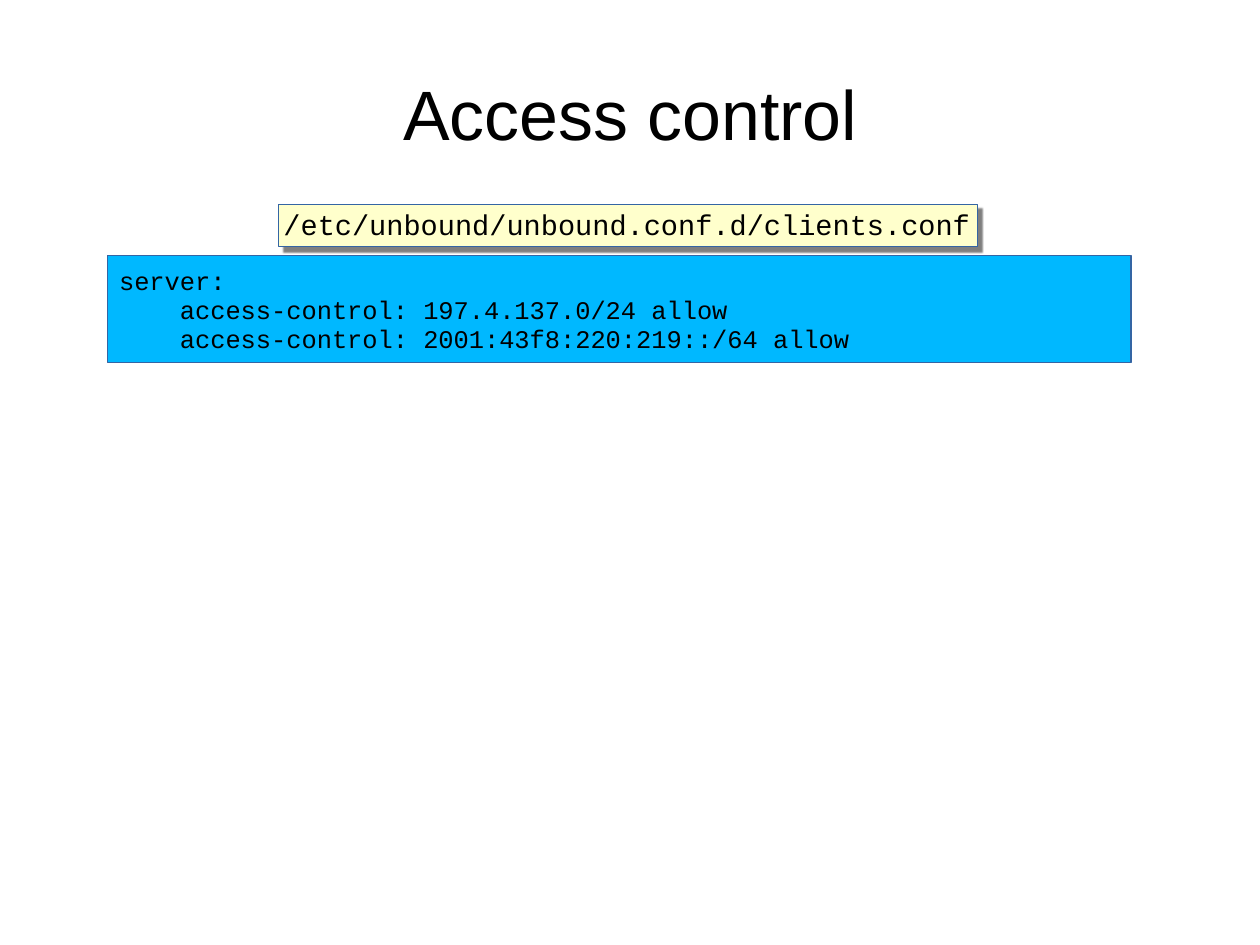
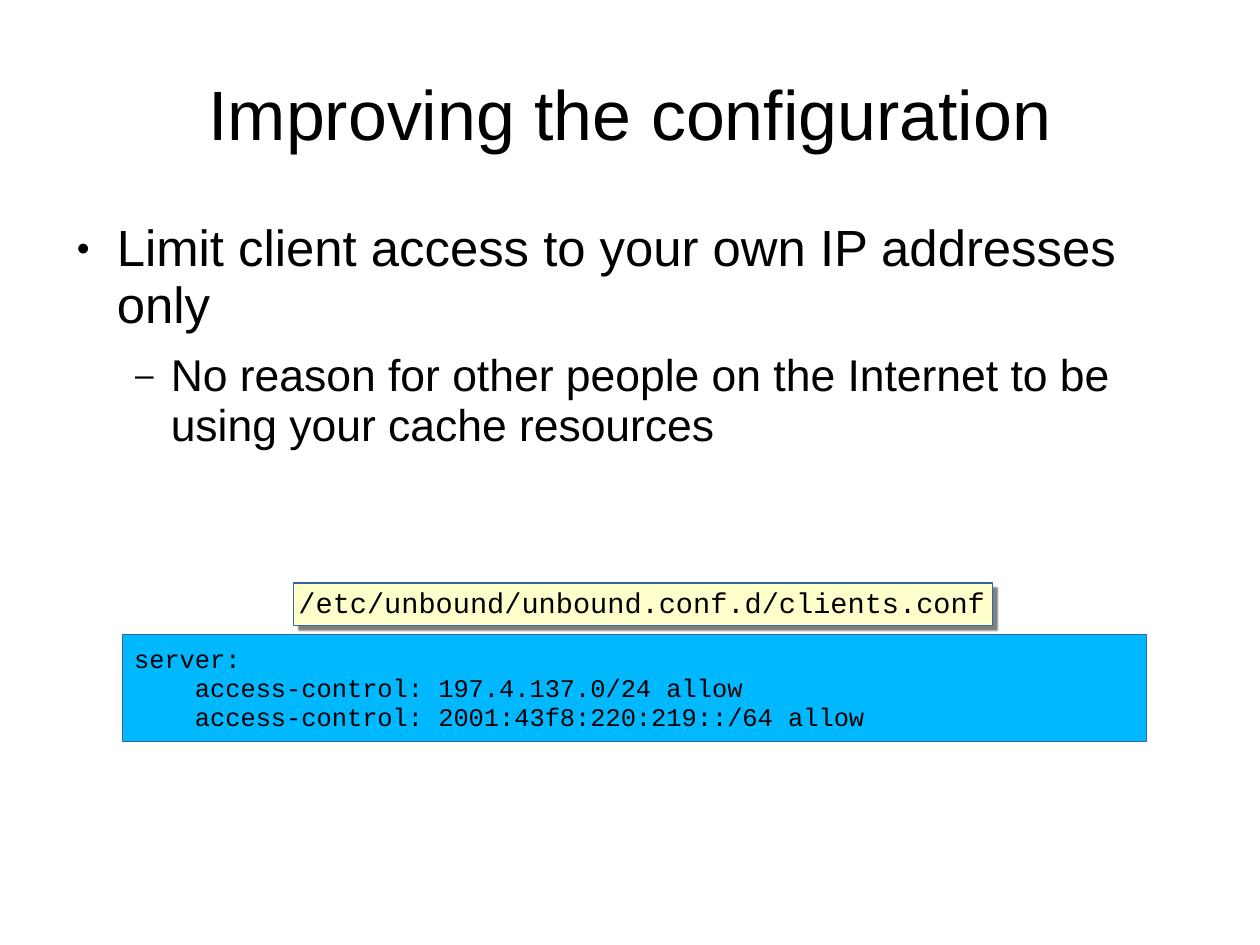
Before and after one commit to afnog/sse, a slide deck: slide 38 of dns/dns2-presentation.pptx (slide 39 before the commit). Drawn at 1260x945 pixels with LibreOffice and Linux fonts; fonts in the diff are those of the drawing; background and template pictures are left out. Boxes give left, top, right and bottom in pixels: in the first picture for what was removed or moved away, otherwise in the second. Text is boxed around its words. In the diff, an @@ line names an element or a change of style, - is before the commit and + after.

Commit message:
/ ‘dns/dns2-presentation.pptx’

```diff
--- a/dns/dns2-presentation.pptx
+++ b/dns/dns2-presentation.pptx
@@ title at (208, 89, 1051, 153): text changed @@
-Access control
+Improving the configuration
@@ text added at (117, 229, 1116, 450), 28 pt, text #000000 @@
+● Limit client access to your own IP addresses only
+  – No reason for other people on the Internet to be using your cache resources
@@ rectangle "/etc/unbound/unbound.conf.d/clients.conf": place and size @@
-rectangle "/etc/unbound/unbound.conf.d/clients.conf" at (279, 205, 978, 247)
+rectangle "/etc/unbound/unbound.conf.d/clients.conf" at (294, 584, 993, 626)
@@ rectangle "server:": place and size @@
-rectangle "server:" at (108, 256, 1131, 364)
+rectangle "server:" at (122, 635, 1146, 743)
```
Also in this commit, not shown: 1 slide removed.
